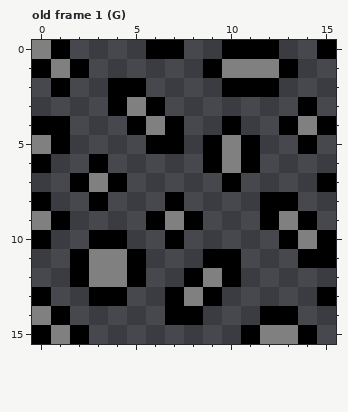
Pixel-art file, stored at ase/PU.ase. The first picture shows the starting point.
16x16 pixels, 50 frames. Shown: old frame 1 (G). The commit also changed other frames, which this record leaves out.
The result:
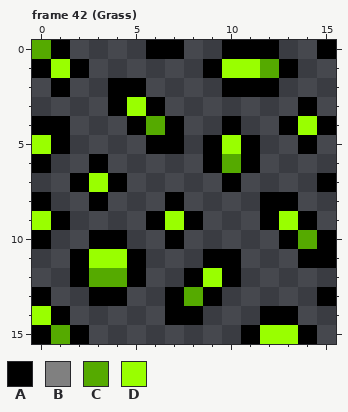
Palette (. is transparent): A #000000  B #808080  C #55aa00  D #99ff00
A new or re-ordered frame is compared with the old frame closest to it.
The commit says: Craftbook & Grass PUs
The edit:
frames 50 -> 60
--- frame 42 (Grass) is new; against old frame 1 (G), layer "PU"
@@ x 0..15 @@
- 0 BA....AA..AAA..A
- 1 ABA......ABBBA..
+ 0 CA....AA..AAA..A
+ 1 ADA......ADDCA..
  2 .A..AA....AAA...
- 3 ....ABA.......A.
- 4 AA...ABA..A..ABA
- 5 BA....AA.ABA..A.
- 6 A..A.....ABA....
- 7 ..ABA.....A....A
+ 3 ....ADA.......A.
+ 4 AA...ACA..A..ADA
+ 5 DA....AA.ADA..A.
+ 6 A..A.....ACA....
+ 7 ..ADA.....A....A
  8 A..A...A....AA..
- 9 BA....ABA...ABA.
-10 A..AA..A.....ABA
-11 ..ABBA...AA...AA
-12 ..ABBA..ABA.....
-13 A..AA..ABA.....A
-14 BA.....AA...AA..
-15 ABA........ABBA.
+ 9 DA....ADA...ADA.
+10 A..AA..A.....ACA
+11 ..ADDA...AA...AA
+12 ..ACCA..ADA.....
+13 A..AA..ACA.....A
+14 DA.....AA...AA..
+15 ACA........ADDA.
Boxes around the changes in both pictures, in picture pixels (x1, y1, x2, y2):
changed: (32, 40, 317, 344)
